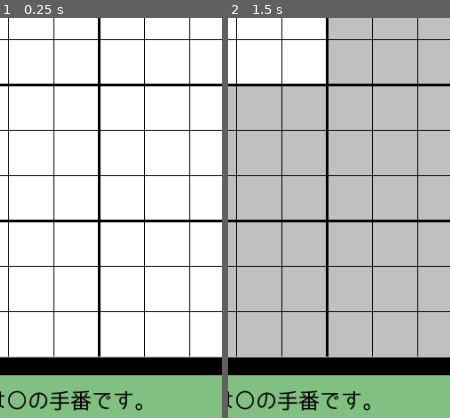
Above: before the commit, frames 1-2 (left to right).
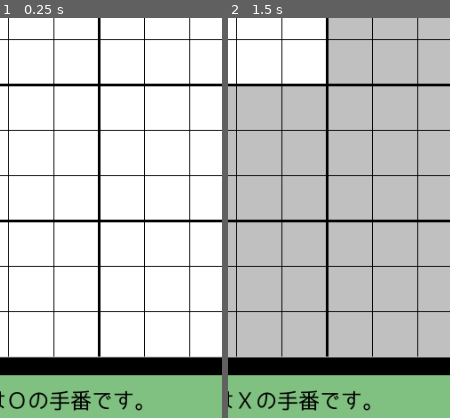
Above: after the commit, the same moments.

Repository: vivisuke/SuperTicTacToe
Game: Godot game, scene res://MainScene.tscn
The game is run twice, just before and just after one commit, with the same random seed, the same clock (stepped at 60 frames per second) and the same inputs.
Inputs (mouse positions are % of the whole screen's width and height, from its top left):
- Up to frame 1 (0.25 s): no input
- Up to frame 2 (1.5 s): tap Enter at 0.5 s; move the mouse to (72, 45) at 0.52 s; click (72, 45) at 0.67 s; tap Space at 1.25 s; move the mouse to (30, 55) at 1.27 s; click (30, 55) at 1.42 s
The pictures show only the part of the screen within x 12-62%, y 33-83%; the shares and areas given below are measured in that part.

The runs differ from the first frame. In frame 1, 0.2% of the frame differs, in the area x 3-12%, y 93-98%; in frame 2, 0.2%.

Commit message:
0019 ◎ C 12/29 12/29 0.001│ToDo│手番表示更新 0020 ◎ C 12/29 12/29 0.001│ToDo│ローカル内で三目並んだ場合はグローバルボードを更新

Diff:
--- a/SuperTicTacToe/scripts/MainScene.gd
+++ b/SuperTicTacToe/scripts/MainScene.gd
@@ -17,6 +17,7 @@
 	BOARD_ORG_Y = $Board/TileMapLocal.global_position.y
 	BOARD_ORG = Vector2(BOARD_ORG_X, BOARD_ORG_Y)
 	init_board()
+	update_next_label()
 	#put(2, 2, MARU)
 	pass # Replace with function body.
 
@@ -30,7 +31,8 @@
 			$Board/TileMapBG.set_cell(x, y, NEXT_LOCAL_BOARD)
 			$Board/TileMapGlobal.set_cell(x, y, -1)
 	pass
-
+func update_next_label():
+	$MessLabel.text = "次は%sの手番です。" % ("Ｏ" if next_color == MARU else "Ｘ")
 func can_put_local(x : int, y : int):
 	return $Board/TileMapBG.get_cell(x, y) == NEXT_LOCAL_BOARD
 func is_empty(x : int, y : int):
@@ -38,12 +40,30 @@
 func put(x : int, y : int, col):
 	if !is_empty(x, y): return
 	$Board/TileMapLocal.set_cell(x, y, col)
+	# 次着手可能ローカルボード強調
 	var x3 : int = x % 3
 	var y3 : int = y % 3
 	for gy in range(N_VERT/3):
 		for gx in range(N_HORZ/3):
 			var c = NEXT_LOCAL_BOARD if gx == x3 && gy == y3 else -1
 			$Board/TileMapBG.set_cell(gx, gy, c)
+func get_color(x : int, y : int):
+	return $Board/TileMapLocal.get_cell(x, y)
+func is_three_stones(x : int, y : int):		# 三目並んだか？
+	var x3 : int = x % 3
+	var x0 : int = x - x3		# ローカルボード内左端座標
+	var y3 : int = y % 3
+	var y0 : int = y - y3		# ローカルボード内上端座標
+	if get_color(x0, y) == get_color(x0+1, y) && get_color(x0, y) == get_color(x0+2, y):
+		return true;			# 横方向に三目並んだ
+	if get_color(x, y0) == get_color(x, y0+1) && get_color(x, y0) == get_color(x, y0+2):
+		return true;			# 縦方向に三目並んだ
+	if x3 == y3:		# ＼斜め方向チェック
+		if get_color(x0, y0) == get_color(x0+1, y0+1) && get_color(x0, y0) == get_color(x0+2, y0+2):
+			return true;			# ＼斜め方向に三目並んだ
+	if x3 == 2 - y3:		# ／斜め方向チェック
+		if get_color(x0, y0+2) == get_color(x0+1, y0+1) && get_color(x0, y0+2) == get_color(x0+2, y0):
+			return true;			# ／斜め方向に三目並んだ
 
 func _input(event):
 	if event is InputEventMouseButton:
@@ -61,5 +81,8 @@
 			var gy = int(pos.y) / 3
 			if !can_put_local(gx, gy): return
 			put(pos.x, pos.y, next_color)
+			if is_three_stones(pos.x, pos.y):
+				$Board/TileMapGlobal.set_cell(gx, gy, next_color)
 			next_color = (MARU + BATSU) - next_color
+			update_next_label()
 	pass
Not shown, changed: SuperTicTacToe.spr
